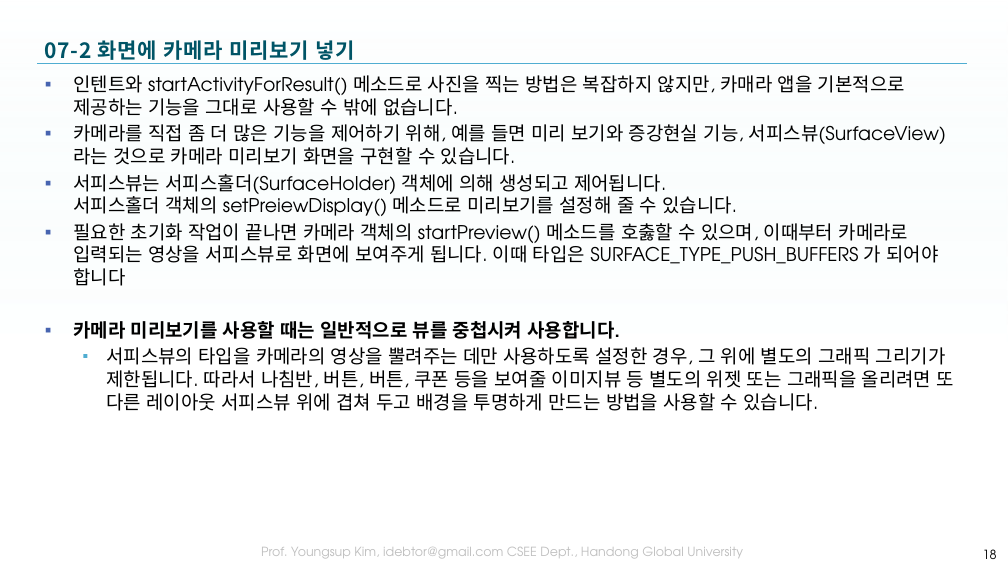
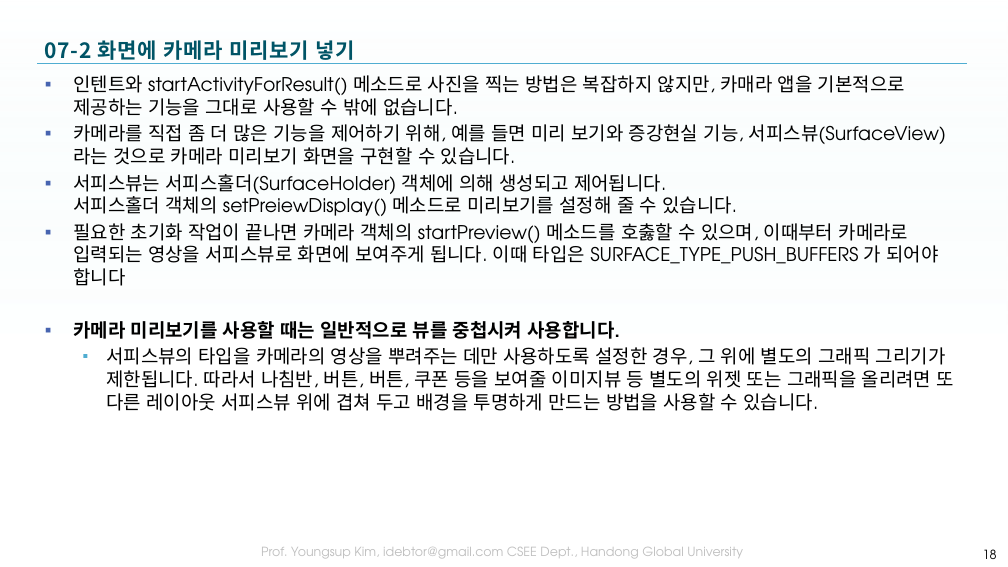
Before and after one commit to tae7841/HuStarAS, a slide deck: slide 18 of ppts/07Mulitmedia.pptx. Drawn at 1008x567 pixels with LibreOffice and Linux fonts; fonts in the diff are those of the drawing; background and template pictures are left out. Boxes give left, top, right and bottom in pixels: in the first picture for what was removed or moved away, otherwise in the second. Text is boxed around its words. In the diff, an @@ line names an element or a change of style, - is before the commit and + after.

```diff
--- a/ppts/07Mulitmedia.pptx
+++ b/ppts/07Mulitmedia.pptx
@@ text at [106,347,954,411]: text changed @@
-  ▪ 서피스뷰의 타입을 카메라의 영상을 뿔려주는 데만 사용하도록 설정한 경우, 그 위에 별도의 그래픽 그리기가 제한됩니다. 따라서 나침반, 버튼, 버튼, 쿠폰 등을 보여줄 이미지뷰 등 별도의 위젯 또는 그래픽을 올리려면 또 다른 레이아웃 서피스뷰 위에 겹쳐 두고 배경을 투명하게 만드는 방법을 사용할 수 있습니다.
+  ▪ 서피스뷰의 타입을 카메라의 영상을 뿌려주는 데만 사용하도록 설정한 경우, 그 위에 별도의 그래픽 그리기가 제한됩니다. 따라서 나침반, 버튼, 버튼, 쿠폰 등을 보여줄 이미지뷰 등 별도의 위젯 또는 그래픽을 올리려면 또 다른 레이아웃 서피스뷰 위에 겹쳐 두고 배경을 투명하게 만드는 방법을 사용할 수 있습니다.
```
Also in this commit, not shown: 6 other slides changed, 5 other files.
